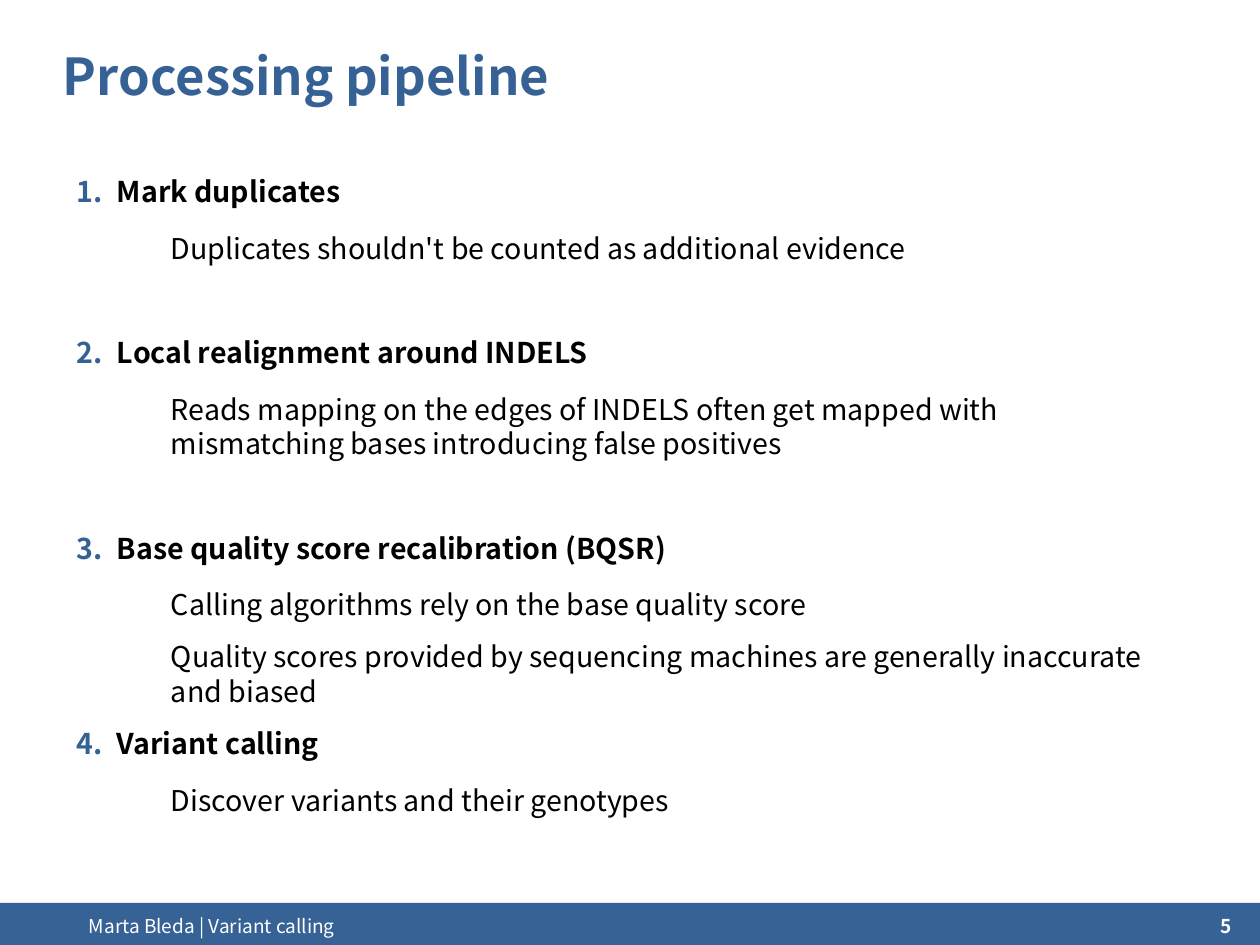
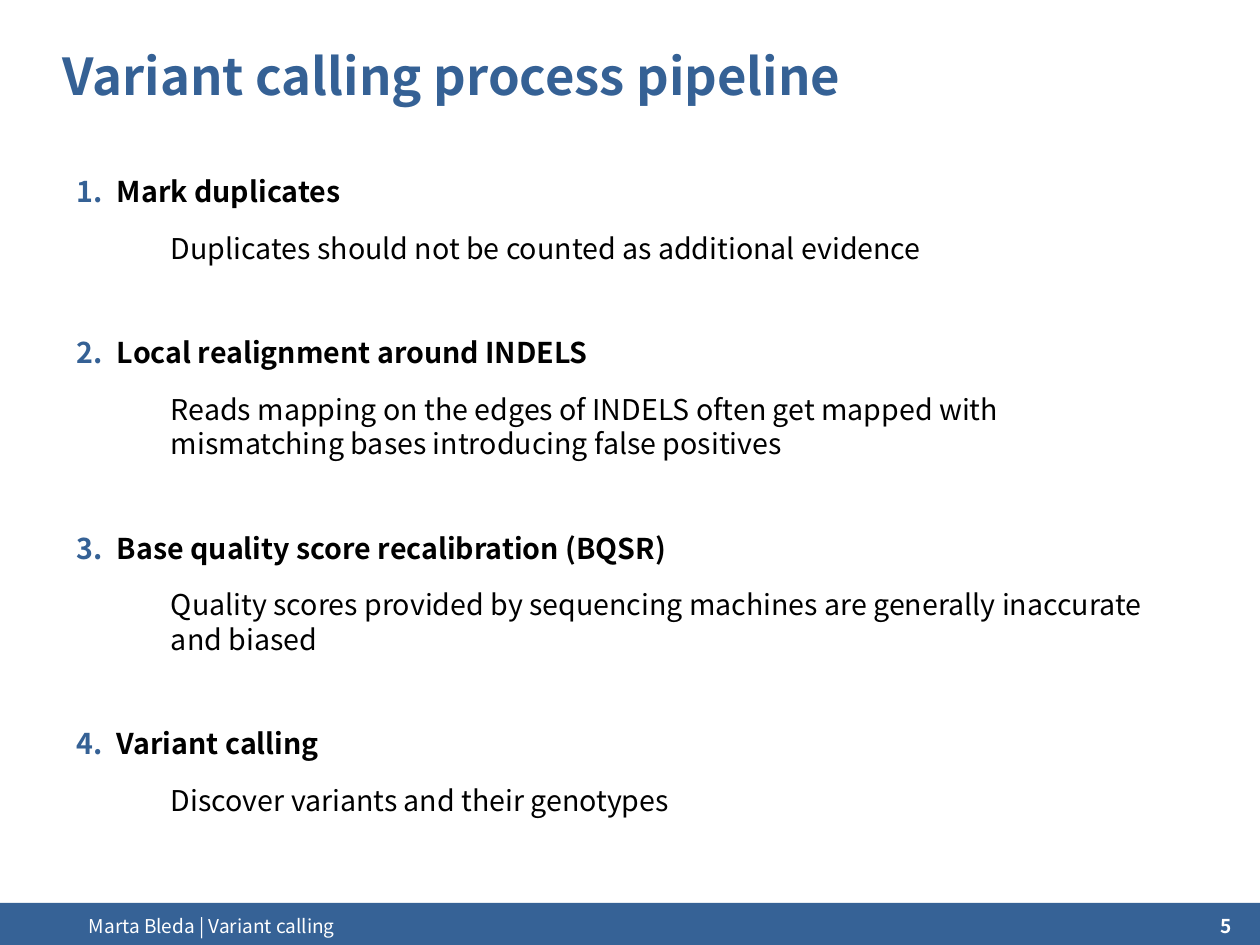
Before and after one commit to mbleda/ngscourse.github.io, a slide deck: slide 5 of COURSE_MATERIALS/variant_calling/slides/2014-Cambridge_variant_calling.odp. Drawn at 1260x945 pixels with LibreOffice and Linux fonts; fonts in the diff are those of the drawing; background and template pictures are left out. Boxes give left, top, right and bottom in pixels: in the first picture for what was removed or moved away, otherwise in the second. Text is boxed around its words. In the diff, an @@ line names an element or a change of style, - is before the commit and + after.

```diff
--- a/COURSE_MATERIALS/variant_calling/slides/2014-Cambridge_variant_calling.odp
+++ b/COURSE_MATERIALS/variant_calling/slides/2014-Cambridge_variant_calling.odp
@@ title at [63, 54, 841, 108]: text changed @@
-Processing pipeline
+Variant calling process pipeline
@@ text at [171, 236, 920, 266]: text changed @@
-  Duplicates shouldn't be counted as additional evidence
+  Duplicates should not be counted as additional evidence
@@ text at [171, 592, 806, 622]: paragraph removed @@
-  Calling algorithms rely on the base quality score
```
Also in this commit, not shown: 5 other slides changed, 3 slides removed, 10 other files.
